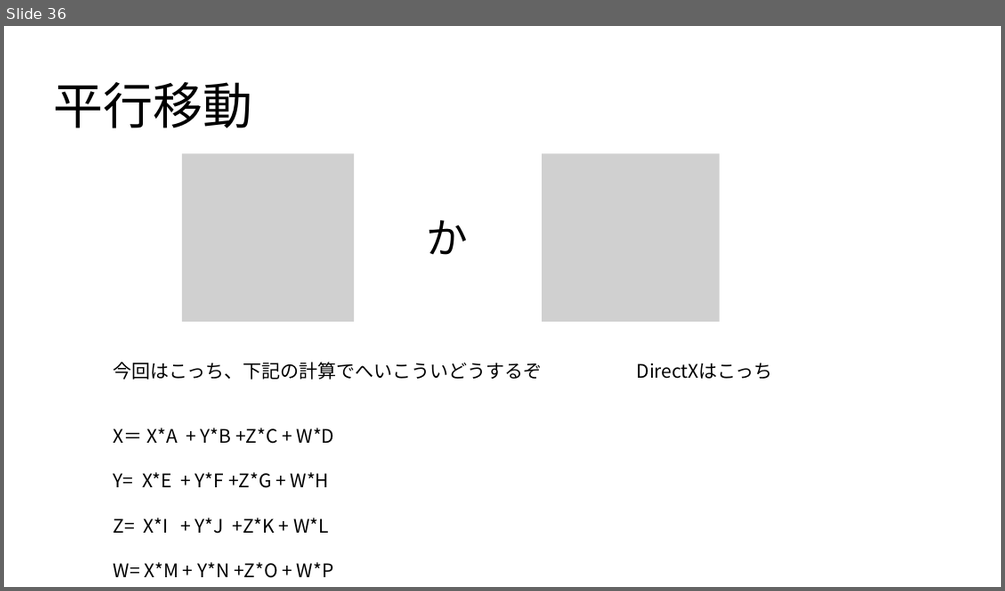
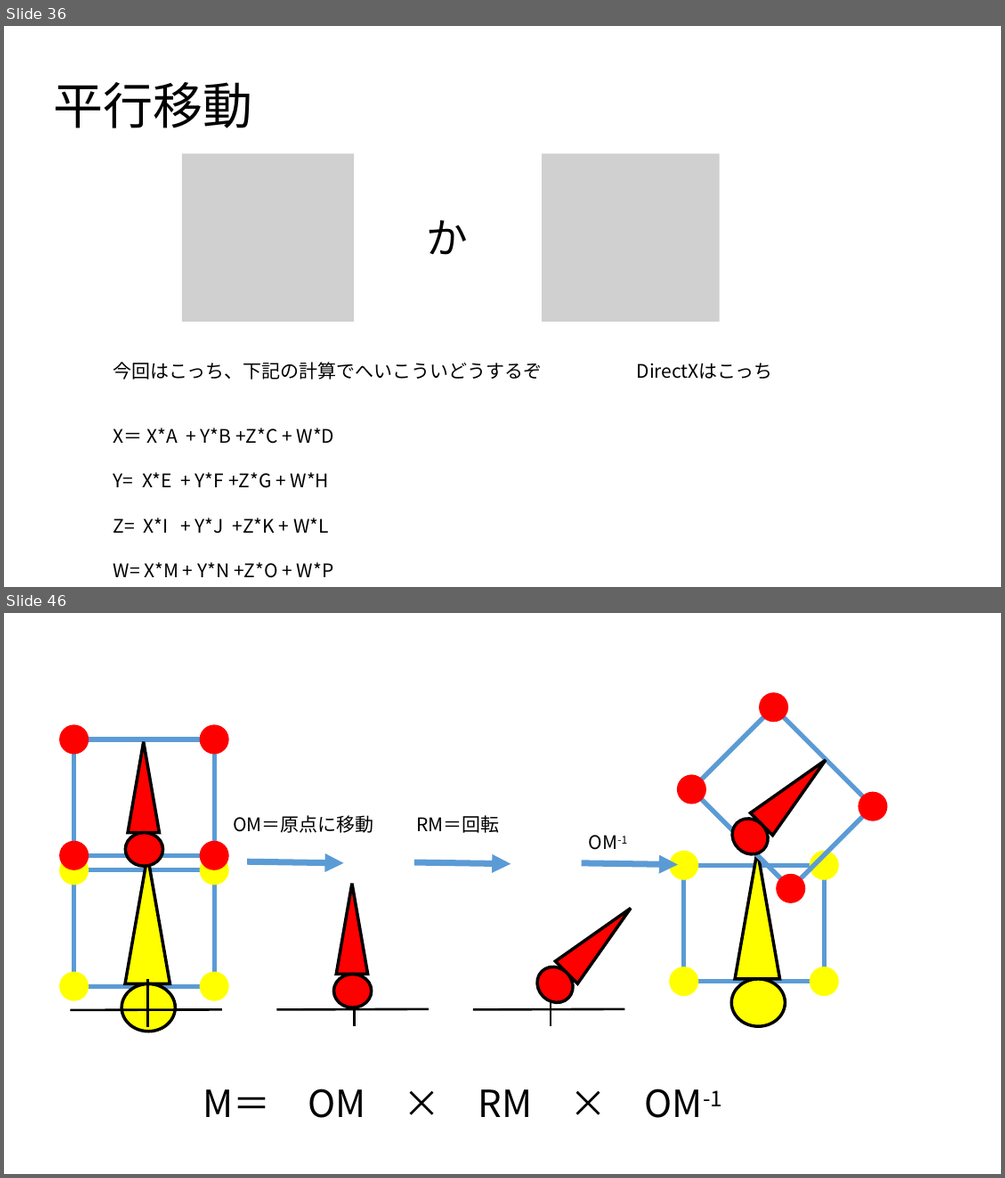
Before and after one commit to UMA729/MySchoolDatas, a slide deck: ゲ数Ⅱ/ゲーム数学.pptx. Shown one above the other, each under a label of ours: slide 36 before the commit, slides 36 and 46 after it; the slides between them are not shown. The pictures are 1005x591 and 1005x1178 pixels, drawn with LibreOffice and Linux fonts; fonts in the diff are those of the drawing; grey boxes stand for pictures. Boxes give left, top, right and bottom in pixels: in the first picture for what was removed or moved away, otherwise in the second. Text is boxed around its words. In the diff, an @@ line names an element or a change of style, - is before the commit and + after.

```diff
--- a/ゲ数Ⅱ/ゲーム数学.pptx
+++ b/ゲ数Ⅱ/ゲーム数学.pptx
@@ slide 46 added at (x1=4, y1=613, x2=1001, y2=1174), background #FFFFFF @@
@@ triangle added at (x1=128, y1=742, x2=160, y2=832), fill #FF0000, outline #000000 3 pt @@
@@ triangle added at (x1=751, y1=749, x2=837, y2=835), fill #FF0000, outline #000000 3 pt @@
@@ text added at (x1=233, y1=815, x2=374, y2=833), 18 pt, text #000000 @@
+OM＝原点に移動
@@ text added at (x1=416, y1=815, x2=499, y2=833), 18 pt, text #000000 @@
+RM＝回転
@@ ellipse added at (x1=725, y1=811, x2=776, y2=861), fill #FF0000, outline #000000 3 pt @@
@@ ellipse added at (x1=125, y1=833, x2=162, y2=867), fill #FF0000, outline #000000 3 pt @@
@@ group added at (x1=59, y1=724, x2=228, y2=870): 4 ellipses, 1 rectangle @@
@@ text added at (x1=589, y1=835, x2=627, y2=850), 18 pt, text #000000 @@
+OM-1
@@ triangle added at (x1=736, y1=851, x2=780, y2=980), fill #FFFF00, outline #000000 3 pt @@
@@ triangle added at (x1=125, y1=855, x2=170, y2=984), fill #FFFF00, outline #000000 3 pt @@
@@ arrow added from (247, 861) to (343, 863), #5B9BD5 6 pt @@
@@ arrow added from (414, 862) to (511, 863), #5B9BD5 6 pt @@
@@ arrow added from (582, 863) to (678, 864), #5B9BD5 6 pt @@
@@ group added at (x1=671, y1=686, x2=893, y2=909): 4 ellipses, 1 rectangle @@
@@ triangle added at (x1=336, y1=883, x2=367, y2=973), fill #FF0000, outline #000000 3 pt @@
@@ triangle added at (x1=556, y1=897, x2=641, y2=983), fill #FF0000, outline #000000 3 pt @@
@@ ellipse added at (x1=121, y1=984, x2=175, y2=1031), fill #FFFF00, outline #000000 3 pt @@
@@ line added from (147, 979) to (147, 1027), #000000 2.25 pt @@
@@ group added at (x1=59, y1=855, x2=228, y2=1000): 4 ellipses, 1 rectangle @@
@@ ellipse added at (x1=334, y1=974, x2=372, y2=1008), fill #FF0000, outline #000000 3 pt @@
@@ line added from (354, 979) to (354, 1027), #000000 2.25 pt @@
@@ ellipse added at (x1=530, y1=960, x2=580, y2=1010), fill #FF0000, outline #000000 3 pt @@
@@ line added from (550, 979) to (550, 1027), #000000 2.25 pt @@
@@ ellipse added at (x1=732, y1=979, x2=785, y2=1026), fill #FFFF00, outline #000000 3 pt @@
@@ group added at (x1=670, y1=851, x2=839, y2=996): 4 ellipses, 1 rectangle @@
@@ line added from (71, 1010) to (222, 1009), #000000 2.25 pt @@
@@ line added from (277, 1009) to (429, 1009), #000000 2.25 pt @@
@@ line added from (473, 1009) to (624, 1009), #000000 2.25 pt @@
@@ text added at (x1=203, y1=1088, x2=722, y2=1118), 36 pt, text #000000 @@
+M＝ OM × RM × OM-1
```
Also in this commit, not shown: 1 slide changed, 10 other slides added, 27 other files.
